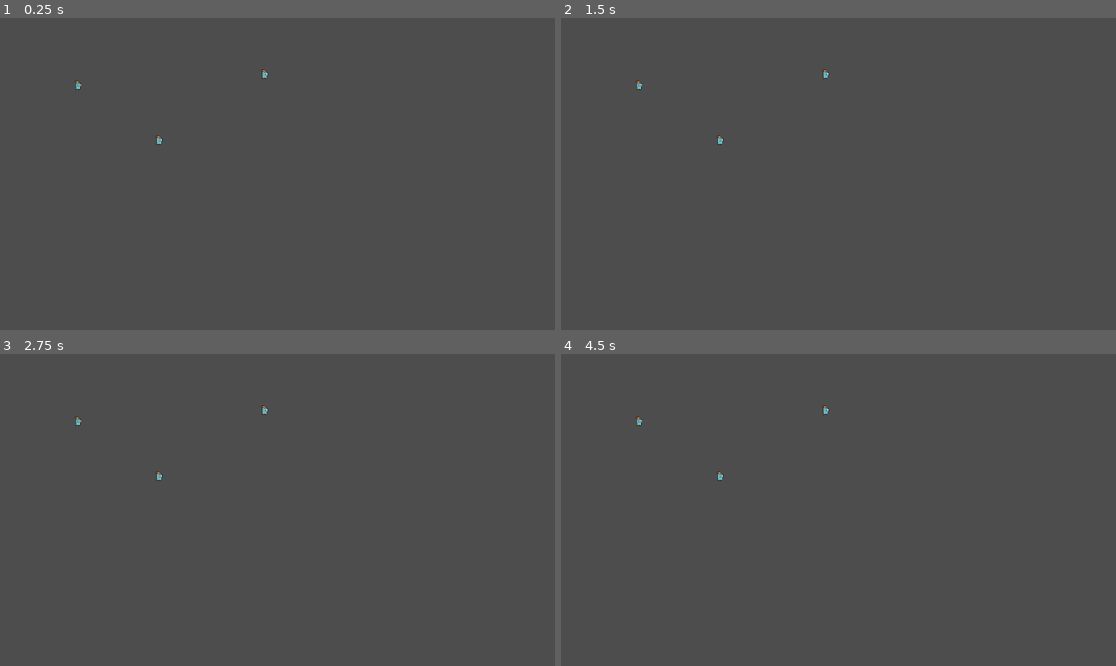
Above: before the commit, frames 1-4 (two rows, left to right).
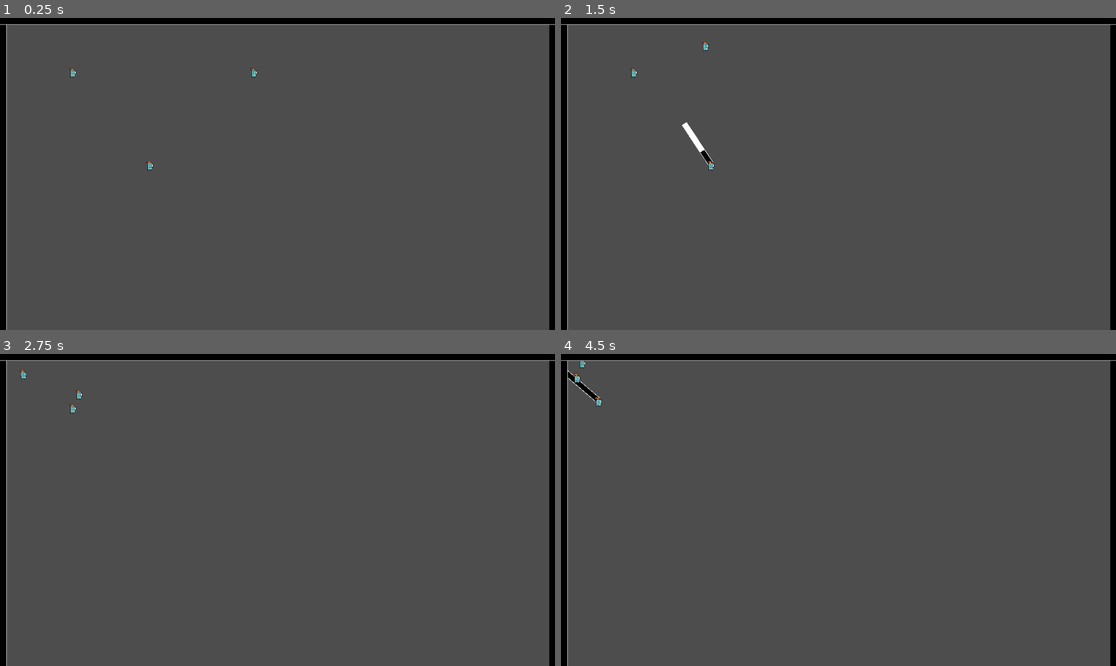
Above: after the commit, the same moments.

Repository: brschlegel/Fling
Game: Godot game, scene res://flingables/fling_testbed.tscn
Same seed, same stepped clock (60 frames per second), same inputs: the game is played once before the commit and once after it. Before the commit the project has no main scene; this scene is started directly in both runs.
Inputs (mouse positions are in pixels of both pictures, inside the frame that each line leads up to):
- Up to frame 1 (0.25 s): no input
- Up to frame 2 (1.5 s): tap Enter at 0.5 s; move the mouse to (960, 158) at 0.52 s; click (960, 158) at 0.67 s; tap Space at 1.25 s; move the mouse to (727, 189) at 1.27 s; click (727, 189) at 1.42 s
- Up to frame 3 (2.75 s): tap Enter at 2 s; move the mouse to (333, 441) at 2.02 s; click (333, 441) at 2.17 s
- Up to frame 4 (4.5 s): move the mouse to (810, 572) at 2.77 s; click (810, 572) at 2.92 s; move the mouse to (1005, 556) at 3.52 s; click (1005, 556) at 3.67 s; move the mouse to (672, 463) at 4.27 s; click (672, 463) at 4.42 s

The runs differ from the first frame. In frame 1, 4.6% of the frame differs, in the area x 0-100%, y 0-100%; in frame 2, 4.7%; in frame 3, 4.6%; in frame 4, 4.7%.

Commit message:
Got flinging up, as well as basic UI

Diff:
--- a/combat_characters/defenders/defender.tscn
+++ b/combat_characters/defenders/defender.tscn
@@ -1,7 +1,7 @@
 [gd_scene load_steps=8 format=3 uid="uid://cpyw75ds6u6jb"]
 
-[ext_resource type="PackedScene" uid="uid://b07l137pn7nog" path="res://combat_characters/combat_character.tscn" id="1_qnktp"]
-[ext_resource type="Script" path="res://flingables/flingable.gd" id="2_335gw"]
+[ext_resource type="PackedScene" uid="uid://ccdaonqvg03i8" path="res://flingables/flingable.tscn" id="1_wjbjp"]
+[ext_resource type="PhysicsMaterial" uid="uid://cdeh55glx3otd" path="res://flingables/Bouncy.tres" id="2_dfkbt"]
 [ext_resource type="Texture2D" uid="uid://bbff7r3wa0mma" path="res://tilesets/0x72_dungeon/individual_frames/knight_m/knight_m_idle_anim_f0.png" id="2_k6kkd"]
 [ext_resource type="Texture2D" uid="uid://ddslfvv0dfekw" path="res://tilesets/0x72_dungeon/individual_frames/knight_m/knight_m_idle_anim_f1.png" id="3_vq7k4"]
 [ext_resource type="Texture2D" uid="uid://dl72mxf7v3e25" path="res://tilesets/0x72_dungeon/individual_frames/knight_m/knight_m_idle_anim_f2.png" id="4_uhcst"]
@@ -15,14 +15,16 @@
 "speed": 5.0
 }]
 
-[node name="Defender" instance=ExtResource("1_qnktp")]
+[node name="Defender" type="Node2D"]
 
-[node name="RigidBody2D" parent="." index="0"]
-gravity_scale = 0.0
-script = ExtResource("2_335gw")
+[node name="Flingable" parent="." instance=ExtResource("1_wjbjp")]
+physics_material_override = ExtResource("2_dfkbt")
+lock_rotation = true
+linear_damp = 1.0
 
-[node name="AnimatedSprite2D" parent="RigidBody2D" index="1"]
+[node name="AnimatedSprite2D" type="AnimatedSprite2D" parent="Flingable"]
 texture_filter = 1
+rotation = -0.00856873
 frames = SubResource("SpriteFrames_m3xqx")
 animation = &"idle"
 playing = true
--- /dev/null
+++ b/flingables/Bouncy.tres
@@ -0,0 +1,4 @@
+[gd_resource type="PhysicsMaterial" format=3 uid="uid://cdeh55glx3otd"]
+
+[resource]
+bounce = 0.25
--- a/flingables/fling_testbed.tscn
+++ b/flingables/fling_testbed.tscn
@@ -1,17 +1,77 @@
-[gd_scene load_steps=2 format=3 uid="uid://c8uf5nuu8wa7s"]
+[gd_scene load_steps=5 format=3 uid="uid://c8uf5nuu8wa7s"]
 
 [ext_resource type="PackedScene" uid="uid://cpyw75ds6u6jb" path="res://combat_characters/defenders/defender.tscn" id="1_vbwwk"]
 
+[sub_resource type="RectangleShape2D" id="RectangleShape2D_uahwg"]
+size = Vector2(4, 25)
+
+[sub_resource type="Gradient" id="Gradient_mokdt"]
+offsets = PackedFloat32Array(0.934985, 1)
+
+[sub_resource type="GradientTexture1D" id="GradientTexture1D_vn7ut"]
+gradient = SubResource("Gradient_mokdt")
+
 [node name="Fling Testbed" type="Node2D"]
 
-[node name="George" parent="." instance=ExtResource("1_vbwwk")]
-position = Vector2(162, 136)
-scale = Vector2(2, 2)
+[node name="Defender" parent="." instance=ExtResource("1_vbwwk")]
+position = Vector2(151, 110)
 
-[node name="Fred" parent="." instance=ExtResource("1_vbwwk")]
-position = Vector2(549, 113)
-scale = Vector2(2, 2)
+[node name="Defender2" parent="." instance=ExtResource("1_vbwwk")]
+position = Vector2(527, 110)
 
-[node name="Marty" parent="." instance=ExtResource("1_vbwwk")]
-position = Vector2(330, 250)
-scale = Vector2(2, 2)
+[node name="Defender3" parent="." instance=ExtResource("1_vbwwk")]
+position = Vector2(311, 303)
+
+[node name="Left Wall" type="StaticBody2D" parent="."]
+position = Vector2(0, 310)
+scale = Vector2(1, 28.4)
+
+[node name="CollisionShape2D" type="CollisionShape2D" parent="Left Wall"]
+position = Vector2(5, -0.0352106)
+shape = SubResource("RectangleShape2D_uahwg")
+
+[node name="Sprite2D" type="Sprite2D" parent="Left Wall"]
+position = Vector2(2, 0.140843)
+scale = Vector2(0.09375, 24.8592)
+texture = SubResource("GradientTexture1D_vn7ut")
+
+[node name="Right Wall" type="StaticBody2D" parent="."]
+position = Vector2(1150, 310)
+scale = Vector2(1, 28.4)
+
+[node name="CollisionShape2D" type="CollisionShape2D" parent="Right Wall"]
+position = Vector2(5, -0.0352106)
+shape = SubResource("RectangleShape2D_uahwg")
+
+[node name="Sprite2D" type="Sprite2D" parent="Right Wall"]
+position = Vector2(2, 0.140843)
+scale = Vector2(0.09375, 24.8592)
+texture = SubResource("GradientTexture1D_vn7ut")
+
+[node name="Top Wall" type="StaticBody2D" parent="."]
+position = Vector2(584, -3)
+rotation = 1.5708
+scale = Vector2(1.232, 49)
+
+[node name="CollisionShape2D" type="CollisionShape2D" parent="Top Wall"]
+position = Vector2(5, -0.0352106)
+shape = SubResource("RectangleShape2D_uahwg")
+
+[node name="Sprite2D" type="Sprite2D" parent="Top Wall"]
+position = Vector2(2, 0.140843)
+scale = Vector2(0.09375, 24.8592)
+texture = SubResource("GradientTexture1D_vn7ut")
+
+[node name="Bottom Wall" type="StaticBody2D" parent="."]
+position = Vector2(575, 660)
+rotation = 1.5708
+scale = Vector2(1.232, 49)
+
+[node name="CollisionShape2D" type="CollisionShape2D" parent="Bottom Wall"]
+position = Vector2(5, -0.0352106)
+shape = SubResource("RectangleShape2D_uahwg")
+
+[node name="Sprite2D" type="Sprite2D" parent="Bottom Wall"]
+position = Vector2(2, 0.140843)
+scale = Vector2(0.09375, 24.8592)
+texture = SubResource("GradientTexture1D_vn7ut")
--- a/flingables/flingable.gd
+++ b/flingables/flingable.gd
@@ -2,18 +2,40 @@
 
 class_name Flingable
 
+var selected : bool = false
+
+var min_force : float = 400
+var max_force : float = 1000
+var dist_to_force : float = 3
+
+@onready var shot_indicator : ShotIndicator = $ShotIndicator
+
 # Called when the node enters the scene tree for the first time.
 func _ready():
 	FlingableManager.register_flingable(self)
+	shot_indicator.enable(false)
 	pass # Replace with function body.
 
 
 # Called every frame. 'delta' is the elapsed time since the previous frame.
 func _process(delta):
+	if selected:
+		var max_dist := (max_force - min_force) / dist_to_force
+		var ratio := clampf(MouseManager.current_position.distance_to(global_position) / max_dist, 0, 1)
+		shot_indicator.update_line(-global_position.direction_to(MouseManager.current_position), ratio)
 	pass
 
 func _exit_tree():
 	FlingableManager.unregister_flingable(self)
 
 func select_to_fling():
-	print(owner.name)
+	selected = true
+	shot_indicator.enable(true)
+	MouseManager.onMouseButtonRelease.connect(fling)
+	#print(owner.name)
+
+func fling():
+	shot_indicator.enable(false)
+	var force := clampf(MouseManager.current_position.distance_to(global_position) * dist_to_force, min_force, max_force)
+	apply_central_impulse(-global_position.direction_to(MouseManager.current_position) * force)
+	MouseManager.onMouseButtonRelease.disconnect(fling)
--- /dev/null
+++ b/flingables/flingable.tscn
@@ -0,0 +1,22 @@
+[gd_scene load_steps=4 format=3 uid="uid://ccdaonqvg03i8"]
+
+[ext_resource type="Script" path="res://flingables/flingable.gd" id="1_5l0qn"]
+[ext_resource type="Script" path="res://flingables/shot_indicator.gd" id="2_gs7q4"]
+
+[sub_resource type="CircleShape2D" id="CircleShape2D_ic8bt"]
+
+[node name="Flingable" type="RigidBody2D"]
+gravity_scale = 0.0
+script = ExtResource("1_5l0qn")
+
+[node name="CollisionShape2D" type="CollisionShape2D" parent="."]
+shape = SubResource("CircleShape2D_ic8bt")
+
+[node name="ShotIndicator" type="Node2D" parent="."]
+script = ExtResource("2_gs7q4")
+
+[node name="BackgroundLine" type="Line2D" parent="ShotIndicator"]
+width = 12.0
+
+[node name="FillerLine" type="Line2D" parent="ShotIndicator"]
+default_color = Color(0, 0, 0, 1)
--- /dev/null
+++ b/flingables/shot_indicator.gd
@@ -0,0 +1,34 @@
+class_name ShotIndicator
+extends Node2D
+
+@export
+var background_length : float = 100
+
+@onready var _background_line : Line2D = $BackgroundLine
+@onready var _filler_line : Line2D = $FillerLine
+# Called when the node enters the scene tree for the first time.
+func _ready():
+	_background_line.clear_points()
+	_background_line.add_point(Vector2.ZERO, 0)
+	_background_line.add_point(Vector2.RIGHT, 1)
+
+	_filler_line.clear_points()
+	_filler_line.add_point(Vector2.ZERO, 0)
+	_filler_line.add_point(Vector2.RIGHT, 1)
+	pass # Replace with function body.
+
+
+# Called every frame. 'delta' is the elapsed time since the previous frame.
+func _process(delta):
+	pass
+
+func update_line(dir : Vector2, ratio : float):
+	_background_line.set_point_position(0, Vector2.ZERO)
+	_background_line.set_point_position(1, dir.normalized() * background_length)
+	_filler_line.set_point_position(0, Vector2.ZERO)
+	_filler_line.set_point_position(1, dir.normalized() * background_length * ratio)
+
+
+func enable(val : bool):
+	set_process(val)
+	visible = val
--- a/project.godot
+++ b/project.godot
@@ -13,14 +13,21 @@
 "class": &"Flingable",
 "language": &"GDScript",
 "path": "res://flingables/flingable.gd"
+}, {
+"base": "Node2D",
+"class": &"ShotIndicator",
+"language": &"GDScript",
+"path": "res://flingables/shot_indicator.gd"
 }]
 _global_script_class_icons={
-"Flingable": ""
+"Flingable": "",
+"ShotIndicator": ""
 }
 
 [application]
 
 config/name="Fling"
+run/main_scene="res://flingables/fling_testbed.tscn"
 config/features=PackedStringArray("4.0", "Forward Plus")
 config/icon="res://icon.svg"
 
Not shown, changed: .gitignore
